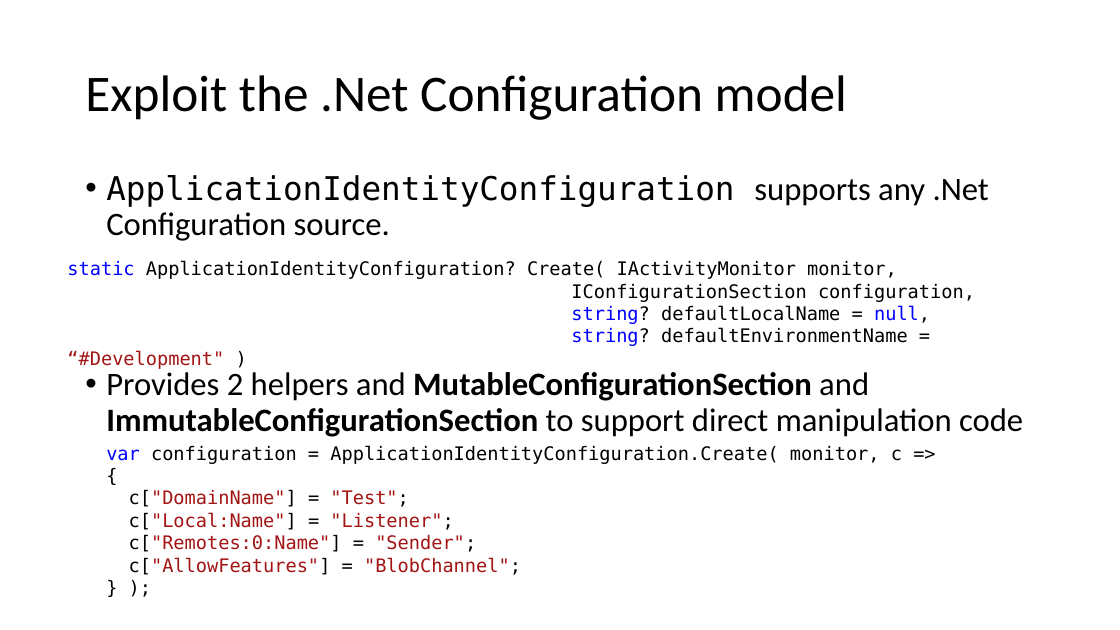
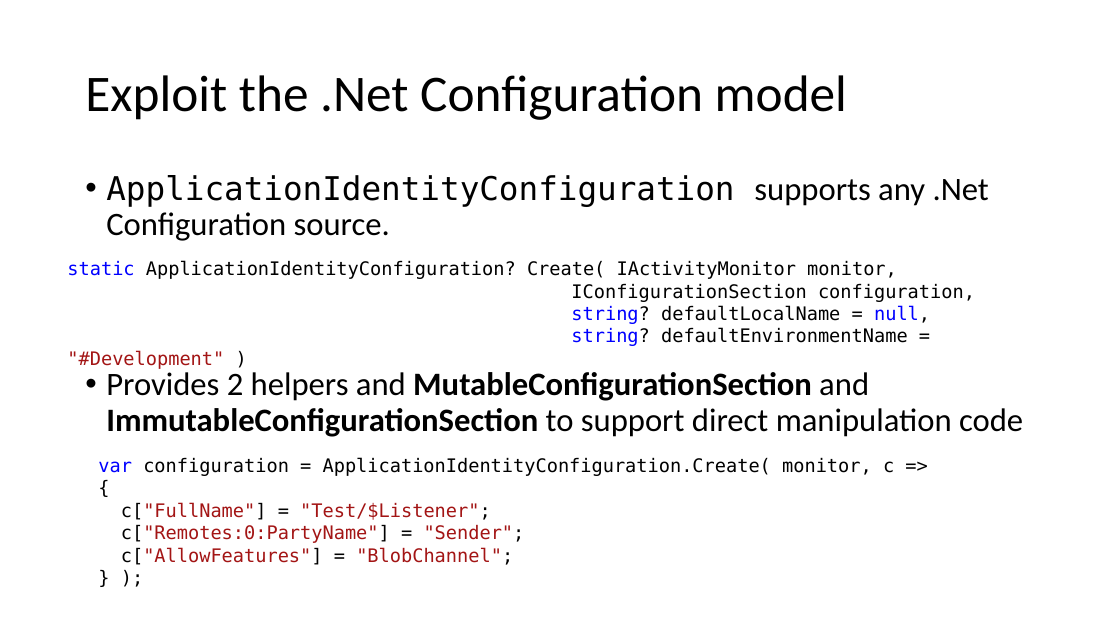
Before and after one commit to signature-opensource/CK-AppIdentity-Transport, a slide deck: slide 22 of Doc/CK-AppIdentity.pptx (slide 21 before the commit). Drawn at 1120x630 pixels with LibreOffice and Linux fonts; fonts in the diff are those of the drawing. Boxes give left, top, right and bottom in pixels: in the first picture for what was removed or moved away, otherwise in the second. Text is boxed around its words. In the diff, an @@ line names an element or a change of style, - is before the commit and + after.

```diff
--- a/Doc/CK-AppIdentity.pptx
+++ b/Doc/CK-AppIdentity.pptx
@@ text "var configuration = ApplicationIdentityConfiguration.Create( ...": place and size @@
-text "var configuration = ApplicationIdentityConfiguration.Create( ..." at [106,445,902,575]
+text "var configuration = ApplicationIdentityConfiguration.Create( ..." at [98,457,894,565]
@@ text at [121,502,525,543]: text changed @@
-c["DomainName"] = "Test";
-c["Local:Name"] = "Listener";
-c["Remotes:0:Name"] = "Sender";
+c["FullName"] = "Test/$Listener";
+c["Remotes:0:PartyName"] = "Sender";
```
Also in this commit, not shown: 5 other slides changed, 2 slides added, 1 slide removed, 5 other files.
